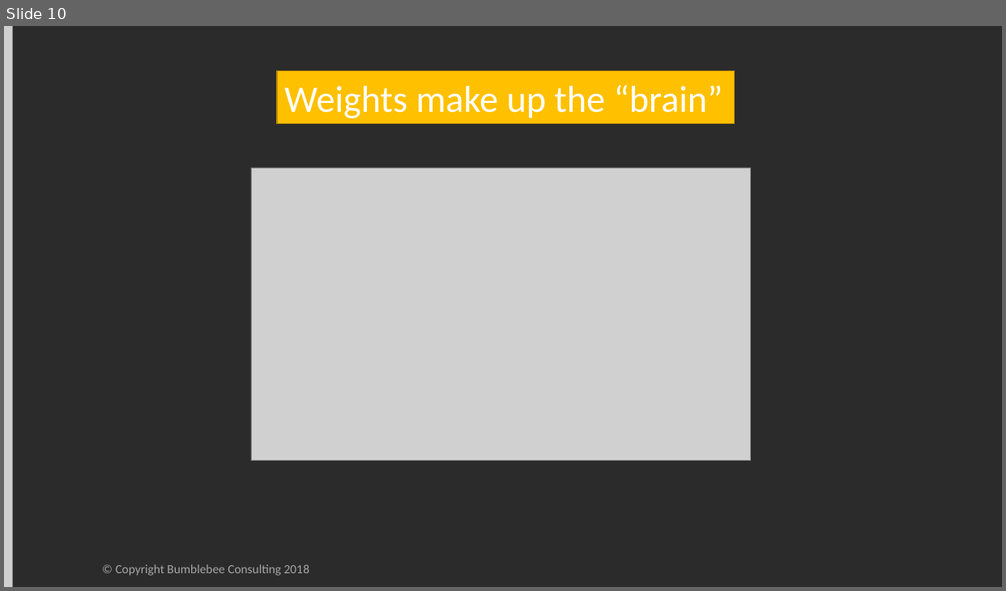
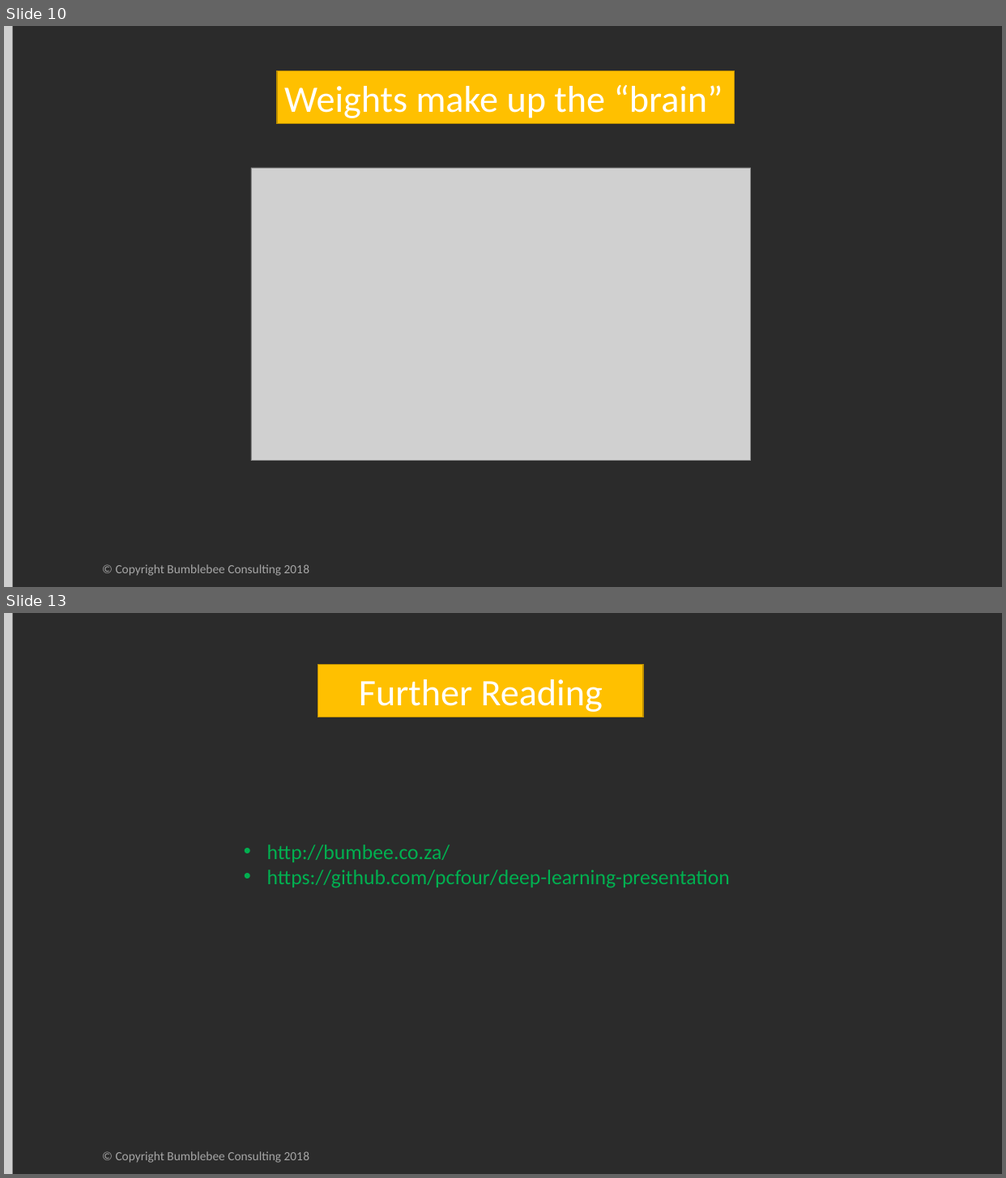
Before and after one commit to pcfour/deep-learning-presentation, a slide deck: documents/Deep Learning with Neural Nets.pptx. Shown one above the other, each under a label of ours: slide 10 before the commit, slides 10 and 13 after it; the slides between them are not shown. The pictures are 1006x591 and 1006x1178 pixels, drawn with LibreOffice and Linux fonts; fonts in the diff are those of the drawing; grey boxes stand for pictures; background and template pictures are left out. Boxes give left, top, right and bottom in pixels: in the first picture for what was removed or moved away, otherwise in the second. Text is boxed around its words. In the diff, an @@ line names an element or a change of style, - is before the commit and + after.

```diff
--- a/documents/Deep Learning with Neural Nets.pptx
+++ b/documents/Deep Learning with Neural Nets.pptx
@@ slide 13 added at (4,613,1002,1174), background #2B2B2B @@
@@ picture added at (4,613,13,1174) @@
@@ rectangle added at (318,665,643,717), fill #FFC000, outline #BD8E00 1 pt, 36 pt, text #FFFFFF @@
+Further Reading
@@ text added at (267,845,730,888), 20 pt, text #00B050 @@
+• http://bumbee.co.za/
+• https://github.com/pcfour/deep-learning-presentation
@@ text added at (116,1152,310,1163), 12 pt, text #A6A6A6 @@
+© Copyright Bumblebee Consulting 2018
```
Also in this commit, not shown: 1 slide changed, 2 other slides added, 5 other files.
